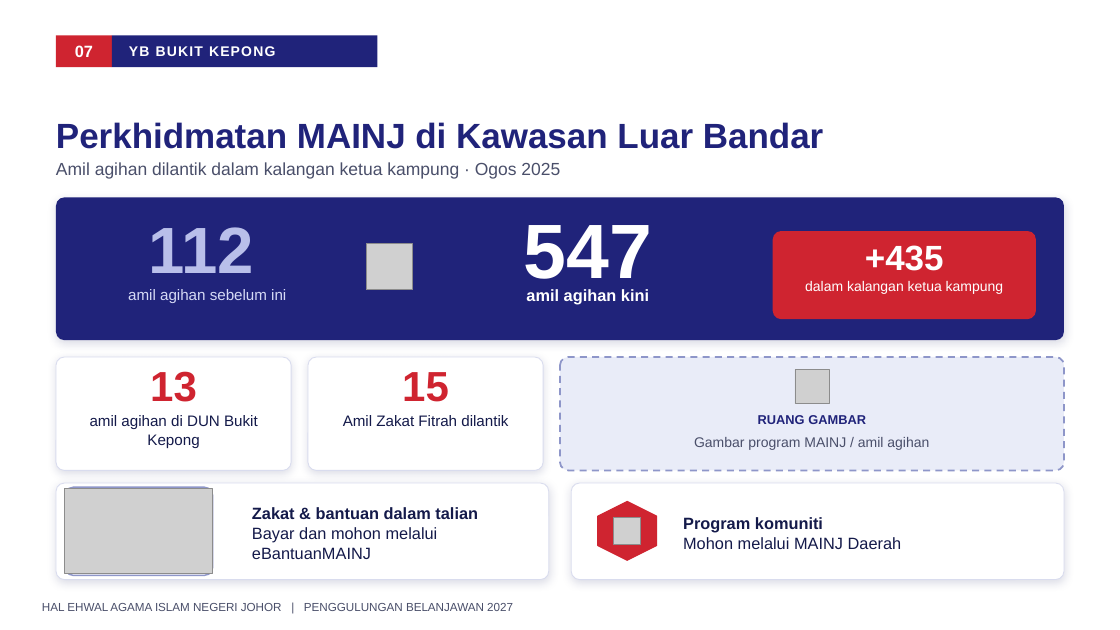
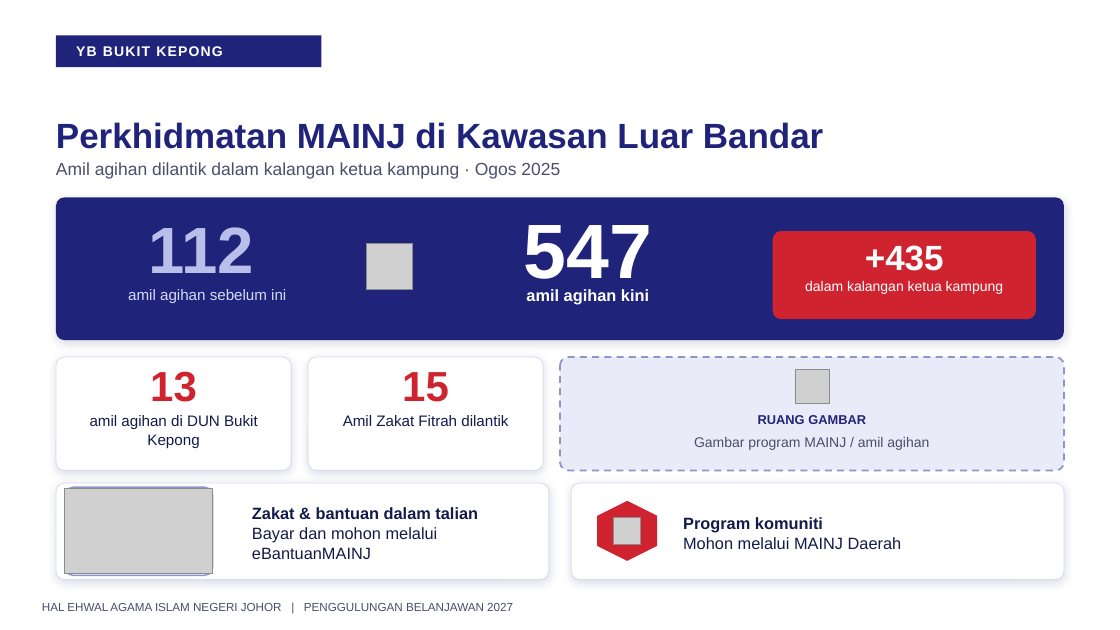
Before and after one commit to nawaljoe/Nawal, a slide deck: slide 7 of output/Penggulungan_Hal_Ehwal_Agama_Islam_2027_16x9.pptx. Drawn at 1120x630 pixels with LibreOffice and Linux fonts; fonts in the diff are those of the drawing; grey boxes stand for pictures; background and template pictures are left out. Boxes give left, top, right and bottom in pixels: in the first picture for what was removed or moved away, otherwise in the second. Text is boxed around its words. In the diff, an @@ line names an element or a change of style, - is before the commit and + after.

```diff
--- a/output/Penggulungan_Hal_Ehwal_Agama_Islam_2027_16x9.pptx
+++ b/output/Penggulungan_Hal_Ehwal_Agama_Islam_2027_16x9.pptx
@@ rectangle: place and size @@
-rectangle at <box>112,35,377,67</box>
+rectangle at <box>56,35,322,67</box>
@@ rectangle removed at <box>56,35,113,67</box> @@
@@ text removed at <box>75,45,93,57</box> @@
-07
@@ text "YB BUKIT KEPONG": place and size @@
-text "YB BUKIT KEPONG" at <box>129,46,275,56</box>
+text "YB BUKIT KEPONG" at <box>76,46,222,56</box>
```
Also in this commit, not shown: 14 other slides changed, 1 other file.
